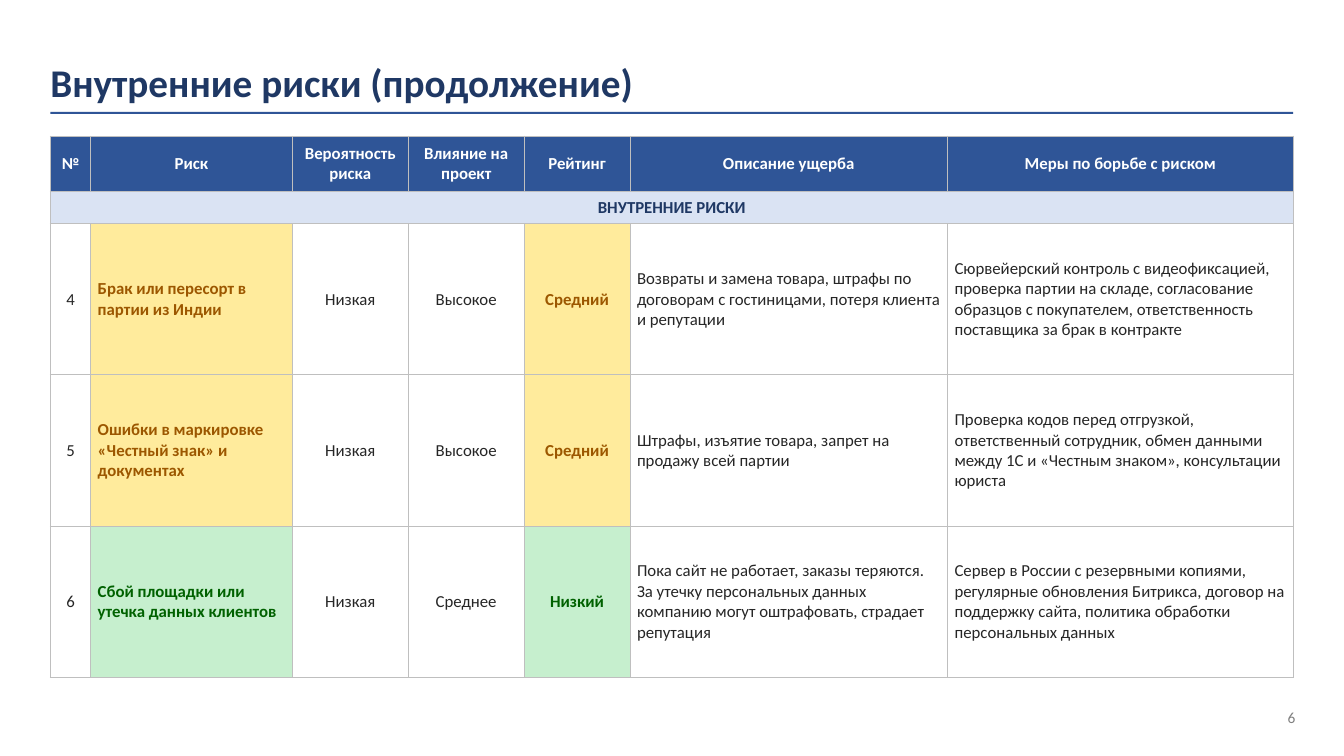
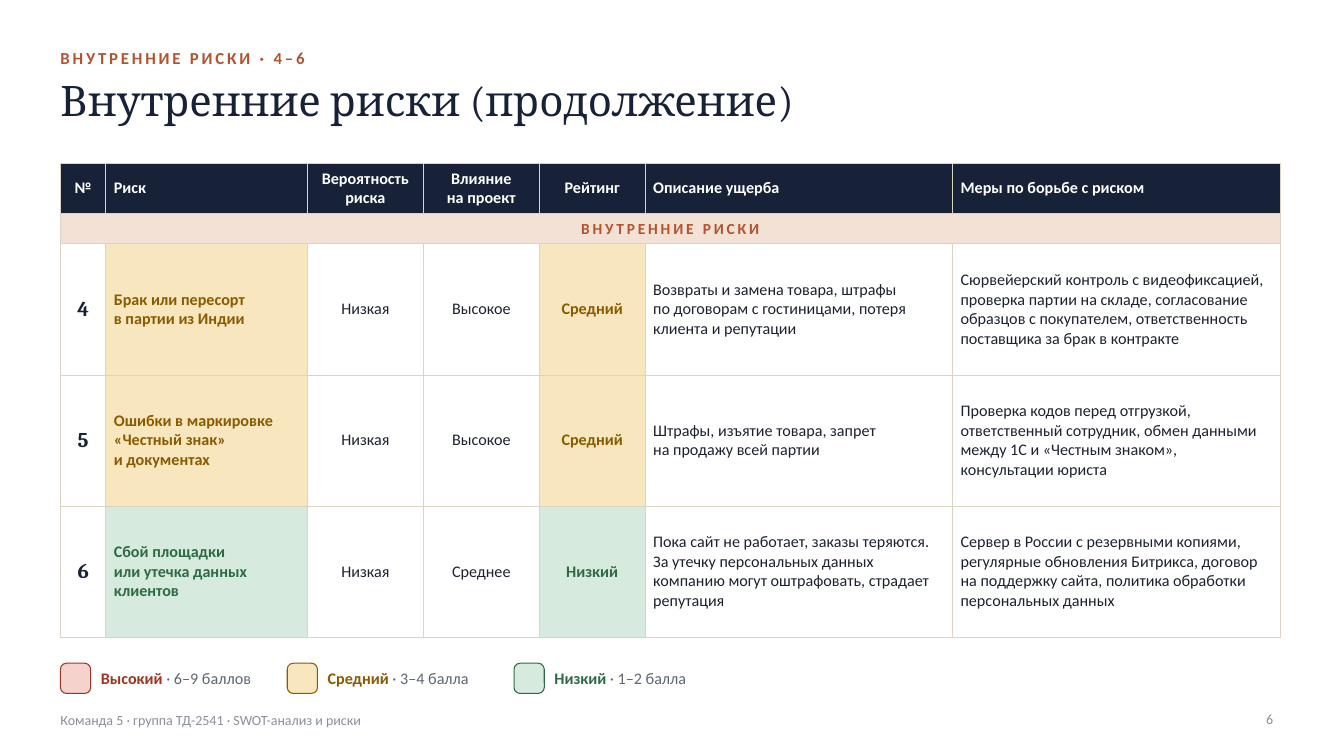
Before and after one commit to caesart966-web/first_reposirtory, a slide deck: slide 6 of komanda-5/02.11_SWOT_и_риски/Команда_5_SWOT_и_риски_презентация.pptx. Drawn at 1344x756 pixels with LibreOffice and Linux fonts; fonts in the diff are those of the drawing. Boxes give left, top, right and bottom in pixels: in the first picture for what was removed or moved away, otherwise in the second. Text is boxed around its words. In the diff, an @@ line names an element or a change of style, - is before the commit and + after.

```diff
--- a/komanda-5/02.11_SWOT_и_риски/Команда_5_SWOT_и_риски_презентация.pptx
+++ b/komanda-5/02.11_SWOT_и_риски/Команда_5_SWOT_и_риски_презентация.pptx
@@ text added at bbox=[60, 52, 305, 64], 12 pt, text #B4532F, bold @@
+ВНУТРЕННИЕ РИСКИ · 4–6
@@ title "Внутренние риски (продолжение)": place and size @@
-title "Внутренние риски (продолжение)" at bbox=[50, 68, 632, 104]
+title "Внутренние риски (продолжение)" at bbox=[60, 86, 777, 126]
@@ title "Внутренние риски (продолжение)" at bbox=[60, 86, 777, 126]: size 28 to 30 pt, font Calibri to Cambria, text colour #1F3864 to #172238, bold off; vertical alignment bottom to top @@
@@ line removed from (50, 113) to (1294, 113) @@
@@ table at bbox=[60, 163, 1280, 613] @@
@@ fill #2F5597 to #172238 in row 1 @@
@@ fill #DAE3F3 to #F4E1D6 in row 2, column 1 @@
@@ fill #FFEB9C to #F8E6BE in 4 cells @@
@@ fill #C6EFCE to #D6EBDD in 2 cells @@
@@ size 12 to 11.5 pt @@
@@ size 12 to 11 pt, text colour #1F3864 to #B4532F, letter spacing 0 to 2 pt in "ВНУТРЕННИЕ РИСКИ" @@
@@ size 12 to 15 pt, font Calibri to Cambria, text colour #262626 to #172238, bold on in "4", "5", "6" @@
@@ text colour #9C5700 to #8A5A00 in "Брак или пересорт в партии из Индии", "Средний", "Ошибки в маркировке «Честный знак» и документах", "Средний" @@
@@ text colour #262626 to #1C2230 in "Низкая", "Высокое", "Возвраты и замена товара, штрафы по договорам ...", "Сюрвейерский контроль с видеофиксацией, проверка партии на ..." and 8 more places @@
@@ text colour #006100 to #2E6B45 in "Сбой площадки или утечка данных клиентов", "Низкий" @@
@@ alignment centre to left @@
@@ borders changed @@
@@ table: place and size @@
-table at bbox=[50, 136, 1294, 645]
+table at bbox=[60, 163, 1280, 613]
@@ rounded rectangle added at bbox=[60, 663, 91, 694], fill #F5D3CC, outline #A3321F 0.75 pt @@
@@ text added at bbox=[101, 673, 251, 684], 11.5 pt, text #5E6675 @@
+Высокий · 6–9 баллов
@@ rounded rectangle added at bbox=[287, 663, 318, 694], fill #F8E6BE, outline #8A5A00 0.75 pt @@
@@ text added at bbox=[328, 673, 468, 687], 11.5 pt, text #5E6675 @@
+Средний · 3–4 балла
@@ rounded rectangle added at bbox=[514, 663, 544, 694], fill #D6EBDD, outline #2E6B45 0.75 pt @@
@@ text added at bbox=[554, 673, 686, 684], 11.5 pt, text #5E6675 @@
+Низкий · 1–2 балла
@@ text added at bbox=[60, 716, 361, 727], 10 pt, text #8A8F99 @@
+Команда 5 · группа ТД-2541 · SWOT-анализ и риски
@@ page number: place and size @@
-page number at bbox=[1288, 712, 1296, 723]
+page number at bbox=[1266, 714, 1273, 724]
@@ page number at bbox=[1266, 714, 1273, 724]: size 11 to 10 pt, text colour #7F7F7F to #8A8F99 @@
```
Also in this commit, not shown: 10 other slides changed, 3 other files.
